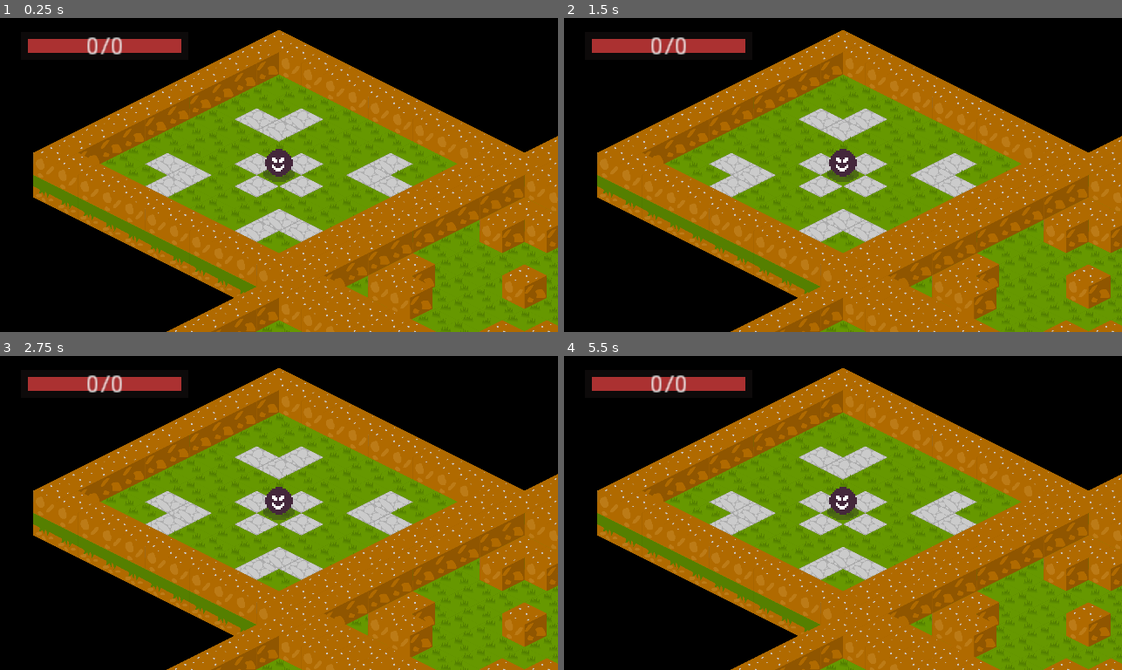
Above: before the commit, frames 1-4 (two rows, left to right).
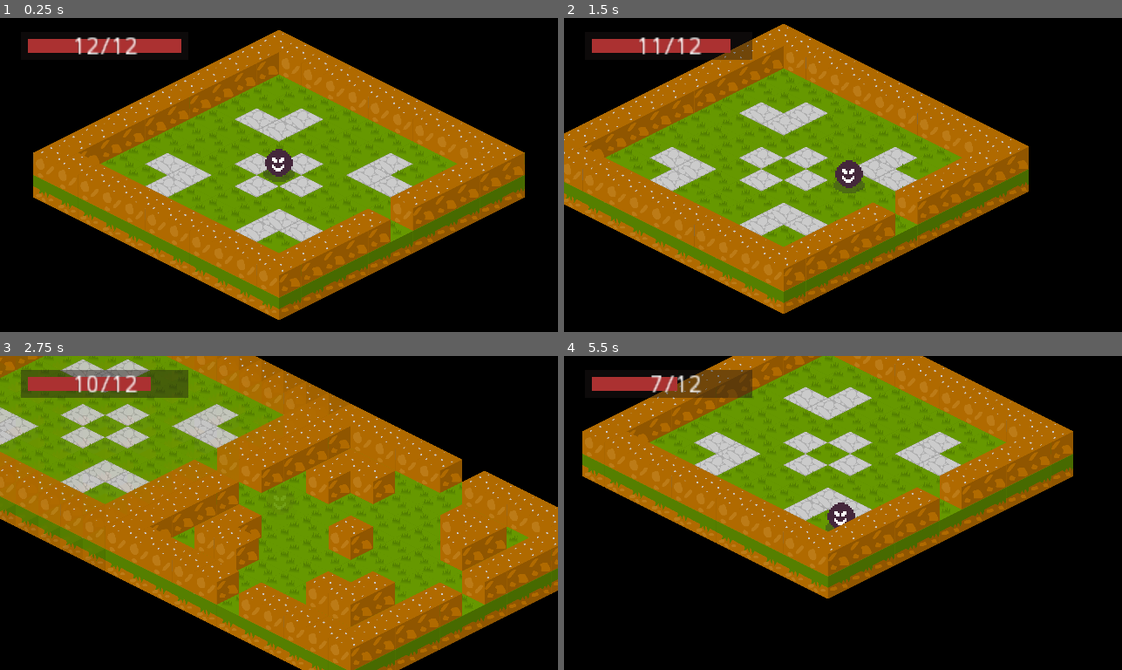
Above: after the commit, the same moments.

Repository: ColmeiaUDESC/gamejaaj6
Game: Godot game, scene res://Cenas/Jogo.tscn
Same seed, same stepped clock (60 frames per second), same inputs: the game is played once before the commit and once after it. This scene is started directly instead of the project's main scene.
Inputs:
- Up to frame 1 (0.25 s): no input
- Up to frame 2 (1.5 s): tap Enter at 0.5 s; hold Right (ui_right) 0.53-1.28 s; tap Space (ui_select) at 0.77 s; hold Down (ui_down) from 1.28 s (still down)
- Up to frame 3 (2.75 s): tap Space (ui_select) at 1.52 s; release Down (ui_down) at 2.03 s; hold Right (ui_right) from 2.03 s (still down)
- Up to frame 4 (5.5 s): release Right (ui_right) at 2.78 s; hold Up (ui_up) 2.78-3.53 s; tap Space (ui_select) at 3.02, 3.77, 4.52 s; hold Left (ui_left) 3.53-5.03 s; hold Down (ui_down) from 5.03 s (still down)

The runs differ from the first frame. In frame 1, 20% of the frame differs, in the area x 13-100%, y 6-100%; in frame 2, 57%; in frame 3, 49%; in frame 4, 68%, in the area x 3-100%, y 0-100%.
Error before the commit: Parse Error: Variable "velocidade" already exists in this class (at line: 3). (res://Instanciaveis/Scripts/Jogador.gd:13)

Commit message:
Terminar transicao de salas

Diff:
--- a/Cenas/Jogo.gd
+++ b/Cenas/Jogo.gd
@@ -2,7 +2,6 @@
 
 var sala_atual: Node2D
 var jogador: KinematicBody2D
-var mudando_de_sala := false
 
 signal transicao_mudanca_de_sala_iniciada
 signal transicao_mudanca_de_sala_finalizada
@@ -17,30 +16,25 @@
 		return
 	$DelayMudarSala.start()
 
-	if mudando_de_sala:
-		return
-	print("mudou")
-
-	mudando_de_sala = true
-
 	nova_sala.mostrar()
 
 	if sala_atual:
+		var velocidade_anterior: int = jogador.velocidade
+		var pos_final_cam: Vector2 = nova_sala.pegar_porta_na_direcao(direcao_porta).pegar_pos_teleporte_jogador(true)
+		jogador.velocidade = 0
 		sala_atual.ao_sair()
-		jogador.transicionar_camera(nova_sala.pegar_pos_global_porta_na_direcao(direcao_porta))
+		jogador.transicionar_camera(pos_final_cam)
 		jogador.player_animacao.play("sumir")
-		jogador.velocidade = 0
 		emit_signal("transicao_mudanca_de_sala_iniciada")
 		yield(jogador.tween_transicao, "tween_completed")
 		emit_signal("transicao_mudanca_de_sala_finalizada")
-		jogador.velocidade = jogador.VELOCIDADE_BASE
+		jogador.velocidade = velocidade_anterior
 		jogador.player_animacao.play("aparecer")
 		sala_atual.esconder()
 
 	nova_sala.inserir_jogador(jogador, direcao_porta)
 	nova_sala.ao_entrar()
 	sala_atual = nova_sala
-	mudando_de_sala = false
 
 
 func _iniciar_jogo() -> void:
--- a/Cenas/Jogo.tscn
+++ b/Cenas/Jogo.tscn
@@ -7,6 +7,7 @@
 [ext_resource path="res://Cenas/Salas/Nivel0/SalaNormalNivel0.tscn" type="PackedScene" id=5]
 [ext_resource path="res://Cenas/Salas/Nivel0/SalaComParedeNivel0.tscn" type="PackedScene" id=6]
 [ext_resource path="res://Cenas/Salas/Nivel0/SalaInicialNivel0.tscn" type="PackedScene" id=7]
+[ext_resource path="res://Cenas/Salas/Nivel0/SalaInimigosNivel0.tscn" type="PackedScene" id=8]
 
 [node name="Jogo" type="Node2D"]
 script = ExtResource( 3 )
@@ -14,7 +15,7 @@
 [node name="GeradorDeMapas" parent="." instance=ExtResource( 1 )]
 cena_sala_inicial = ExtResource( 7 )
 cena_salas_do_boss = [ ExtResource( 4 ) ]
-cenas_salas = [ ExtResource( 5 ), ExtResource( 6 ) ]
+cenas_salas = [ ExtResource( 5 ), ExtResource( 6 ), ExtResource( 8 ) ]
 
 [node name="Jogador" parent="." instance=ExtResource( 2 )]
 scale = Vector2( 5, 5 )
@@ -23,7 +24,7 @@
 zoom = Vector2( 5, 5 )
 
 [node name="DelayMudarSala" type="Timer" parent="."]
-wait_time = 0.5
+wait_time = 0.3
 one_shot = true
 
 [editable path="Jogador"]
--- a/Cenas/Salas/Sala.gd
+++ b/Cenas/Salas/Sala.gd
@@ -1,7 +1,6 @@
 extends Node2D
 
 const TAMANHO_SALA := Vector2(11,11)
-const DESLOCAMENTO_JOGADOR_AO_ENTRAR := 128
 
 var posicao_na_matriz = Vector2.ZERO
 var dir_salas_vizinhas: Array = []
@@ -25,25 +24,27 @@
 			portas.append(porta)
 			var _erro = porta.connect("body_entered", self, "_ao_corpo_encostar_porta", [porta.direcao])
 
+	for spawn_inimigo in $Componentes/Inimigos.get_children():
+		spawn_inimigos.append(spawn_inimigo)
+
+	if spawn_inimigos.size() == 0:
+		_completo = true
+
 	call_deferred("esconder")
-	call_deferred("abrir_portas")
+	call_deferred("_abrir_portas")
 #	print(get_path(), ":ready pronto")
 
 
 func ao_entrar() -> void:
-	_mostrar()
 	if not _completo:
 		_fechar_portas()
 		_spawnar_inimigos()
 
-	_abrir_portas()
 	emit_signal("entrou")
 #	print(get_path(), ":entro")
 
 
 func ao_sair() -> void:
-	_esconder()
-	_abrir_portas()
 	_resetar_inimigos()
 	emit_signal("saiu")
 #	print(get_path(), ":saiu")
@@ -63,9 +64,8 @@
 	if jogador.get_parent():
 		jogador.get_parent().remove_child(jogador)
 
-	var pos_porta := pegar_pos_porta_na_direcao(direcao_porta)
-	var dir_porta_centro := pos_porta.direction_to(Vector2.ZERO)
-	jogador.position = pos_porta + dir_porta_centro * DESLOCAMENTO_JOGADOR_AO_ENTRAR
+	var porta = pegar_porta_na_direcao(direcao_porta)
+	jogador.position = porta.pegar_pos_teleporte_jogador() if porta else Vector2.ZERO
 
 	$Componentes/Jogador.call_deferred("add_child", jogador)
 
@@ -77,12 +77,12 @@
 	return salas_vizinhas
 
 
-func pegar_pos_porta_na_direcao(dir: Vector2) -> Vector2:
+func pegar_porta_na_direcao(dir: Vector2) -> StaticBody2D:
 	for porta in portas:
 		if porta.direcao == dir:
-			return porta.position
+			return porta
 
-	return position
+	return null
 
 
 func _abrir_portas() -> void:
@@ -95,11 +95,11 @@
 		porta.fechar()
 
 
-func _mostrar() -> void:
+func mostrar() -> void:
 	$Animacoes.play("aparecendo")
 
 
-func _esconder() -> void:
+func esconder() -> void:
 	$Animacoes.play("sumindo")
 
 
@@ -116,15 +116,6 @@
 	_cont_inimigos_ativos = 0
 
 
-
-func pegar_pos_global_porta_na_direcao(dir: Vector2) -> Vector2:
-	for porta in portas:
-		if porta.direcao == dir:
-			return porta.global_position
-
-	return global_position
-
-
 func _ao_corpo_encostar_porta(corpo: Node2D, dir_porta: Vector2) -> void:
 	if corpo.is_in_group("jogador"):
 		mudar_sala(dir_porta)
--- a/Cenas/Teste.tscn
+++ b/Cenas/Teste.tscn
@@ -15,7 +15,7 @@
 
 [node name="Jogador" parent="Sala" instance=ExtResource( 1 )]
 position = Vector2( -63.2627, 0.754623 )
-velocidade = 60
+velocidade = 60.0
 
 [node name="Paredes" type="StaticBody2D" parent="."]
 
--- a/Conteudos/ObjetosDeCenario/Paredes/Porta.gd
+++ b/Conteudos/ObjetosDeCenario/Paredes/Porta.gd
@@ -1,4 +1,6 @@
 extends Area2D
+
+const DESLOCAMENTO_JOGADOR_AO_ENTRAR := 128
 
 export(Vector2) var direcao: Vector2
 onready var animador_porta: AnimationPlayer = $Porta/AnimationPlayer
@@ -12,7 +14,6 @@
 
 func _ready():
 	_definir_direcao_padrao()
-	call_deferred("_animar_porta_fechando")
 
 
 func converter_para_parede() -> void:
@@ -28,7 +29,7 @@
 
 
 func fechar() -> void:
-#	print(get_path(),":fechando")
+	print(get_path(),":fechando")
 	$CollisionShape2D.set_deferred("disabled", true)
 	_animar_porta_fechando()
 
@@ -41,6 +42,12 @@
 	animador_porta.play("fechar")
 
 
+func pegar_pos_teleporte_jogador(e_global: bool = false) -> Vector2:
+	var pos_porta: Vector2 = global_position if e_global else position
+	var dir_porta_centro: Vector2 = position.direction_to(Vector2.ZERO)
+	return pos_porta + dir_porta_centro * DESLOCAMENTO_JOGADOR_AO_ENTRAR
+
+
 func _definir_direcao_padrao() -> void:
 	if not direcao == Vector2.ZERO:
 		return
--- a/Instanciaveis/Jogador.tscn
+++ b/Instanciaveis/Jogador.tscn
@@ -68,11 +68,11 @@
 [node name="Intangibilidade" type="Timer" parent="."]
 one_shot = true
 
-[connection signal="timeout" from="Regen_HP" to="." method="_on_Regen_HP_timeout"]
-[connection signal="timeout" from="Intangibilidade" to="." method="_on_Intangibilidade_timeout"]
-
 [node name="TweenCamera" type="Tween" parent="."]
 
 [node name="AnimationPlayer" type="AnimationPlayer" parent="."]
 anims/aparecer = SubResource( 1 )
 anims/sumir = SubResource( 2 )
+
+[connection signal="timeout" from="Regen_HP" to="." method="_on_Regen_HP_timeout"]
+[connection signal="timeout" from="Intangibilidade" to="." method="_on_Intangibilidade_timeout"]
--- a/Instanciaveis/Scripts/Jogador.gd
+++ b/Instanciaveis/Scripts/Jogador.gd
@@ -1,6 +1,6 @@
 extends KinematicBody2D
 
-export var velocidade = 250
+export var velocidade := 250.0
 var movimento = Vector2()
 var vida_max = 12.0
 var vida_atual = 12.0
@@ -8,10 +8,6 @@
 var depois_do_ataque = false
 onready var tween_transicao := $TweenCamera
 onready var player_animacao := $AnimationPlayer
-
-const VELOCIDADE_BASE := 250
-var velocidade := VELOCIDADE_BASE
-var movimento := Vector2()
 
 func _process(_delta):
 	# Everything works like you're used to in a top-down game
@@ -37,7 +33,6 @@
 		vida_atual -= 1
 
 
-
 func inflinge_dano(dano):
 	if !depois_do_ataque:
 			vida_atual -= dano
@@ -56,12 +51,13 @@
 	depois_do_ataque = true
 	$Intangibilidade.start()
 
+
 func _on_Intangibilidade_timeout():
 	depois_do_ataque = false
 
 
 func transicionar_camera(nova_pos_global: Vector2) -> void:
-	tween_transicao.interpolate_property($Camera2D, "global_position", global_position, nova_pos_global, 0.25, Tween.TRANS_QUAD)
+	tween_transicao.interpolate_property($Camera2D, "global_position", global_position, nova_pos_global, 0.25)
 	tween_transicao.start()
 	yield(tween_transicao, "tween_completed")
-	position = Vector2.ZERO
+	$Camera2D.position = Vector2.ZERO
Not shown: 1 places in Cenas/Jogo.tscn that only renumber resources
Not shown: 1 places in Instanciaveis/Jogador.tscn that only renumber resources
